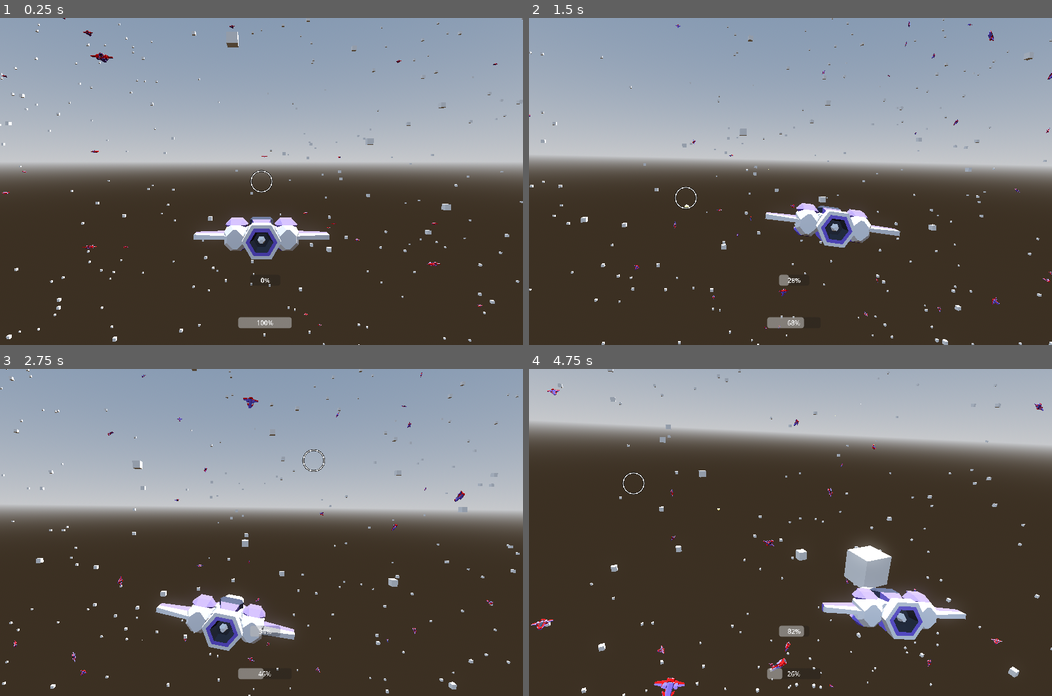
Above: before the commit, frames 1-4 (two rows, left to right).
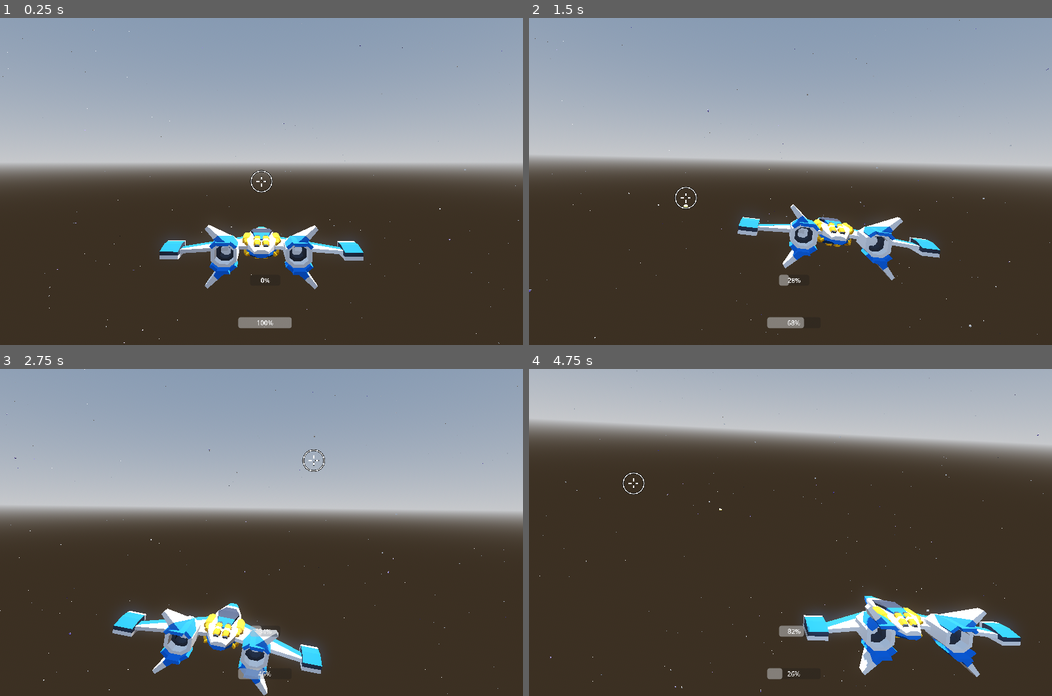
Above: after the commit, the same moments.

Repository: cgorto/space-ships
Game: Godot game, scene res://scenes/test_scene.tscn
Same seed, same stepped clock (60 frames per second), same inputs: the game is played once before the commit and once after it.
Inputs (mouse positions are in pixels of both pictures, inside the frame that each line leads up to):
- Up to frame 1 (0.25 s): no input
- Up to frame 2 (1.5 s): move the mouse to (905, 165) at 0.52 s; hold D (move_right) 0.53-1.28 s; hold Shift (dash) 0.53-1.28 s; click (905, 165) at 0.8 s; move the mouse to (685, 197) at 1.27 s; hold S (move_backward) from 1.28 s (still down); click (685, 197) at 1.35 s
- Up to frame 3 (2.75 s): tap R (target) at 1.55, 2.1 s; move the mouse to (313, 460) at 2.02 s; release S (move_backward) at 2.03 s; hold D (move_right) from 2.03 s (still down); hold Shift (dash) from 2.03 s (still down)
- Up to frame 4 (4.75 s): move the mouse to (764, 597) at 2.77 s; release D (move_right) at 2.78 s; release Shift (dash) at 2.78 s; hold W (move_forward) 2.78-3.53 s; tap Shift (dash) at 2.85, 4.55 s; click (764, 597) at 3.05 s; move the mouse to (947, 581) at 3.52 s; hold Space (drift) 3.53-4.28 s; hold A (move_left) from 3.53 s (still down); tap R (target) at 3.8 s; move the mouse to (633, 483) at 4.27 s; click (633, 483) at 4.35 s

The runs differ from the first frame. In frame 1, 4.5% of the frame differs, in the area x 0-100%, y 0-100%; in frame 2, 4.2%; in frame 3, 5.9%; in frame 4, 7.3%.

Commit message:
uhhh various changes

Diff:
--- /dev/null
+++ b/default_bus_layout.tres
@@ -0,0 +1,15 @@
+[gd_resource type="AudioBusLayout" format=3 uid="uid://bpfyk74rygtyr"]
+
+[resource]
+bus/1/name = &"sfx"
+bus/1/solo = false
+bus/1/mute = false
+bus/1/bypass_fx = false
+bus/1/volume_db = 0.0
+bus/1/send = &"Master"
+bus/2/name = &"music"
+bus/2/solo = false
+bus/2/mute = false
+bus/2/bypass_fx = false
+bus/2/volume_db = 0.0
+bus/2/send = &"Master"
--- a/scenes/component/health_component.gd
+++ b/scenes/component/health_component.gd
@@ -1,7 +1,7 @@
 extends Node
 class_name HealthComponent
 
-signal died(thing_died: Node2D)
+signal died(thing_died: Node)
 signal health_changed
 signal health_decreased
 
--- /dev/null
+++ b/scenes/component/on_death_component.gd
@@ -0,0 +1,15 @@
+extends Node3D
+
+@export var health_component: HealthComponent
+@export var on_death_scene: PackedScene
+
+func _ready() -> void:
+	health_component.died.connect(on_death)
+
+func on_death(thing: Node) -> void:
+	if on_death_scene == null:
+		return
+	var to_add: Node3D = on_death_scene.instantiate()
+	var main:= get_tree().current_scene
+	to_add.position = global_position
+	main.add_child(to_add)
--- /dev/null
+++ b/scenes/component/on_death_component.tscn
@@ -0,0 +1,6 @@
+[gd_scene load_steps=2 format=3 uid="uid://42ed8d4svbt3"]
+
+[ext_resource type="Script" path="res://scenes/component/on_death_component.gd" id="1_trvkv"]
+
+[node name="OnDeathComponent" type="Node3D"]
+script = ExtResource("1_trvkv")
--- a/scenes/component/pilot/npc_pilot.gd
+++ b/scenes/component/pilot/npc_pilot.gd
@@ -2,10 +2,10 @@
 
 var think_counter: float = 0
 var think_delay: float
-@export var fire_chance: float = 0.3
+@export var fire_chance: float = 0.4
 
 @onready var preferred_avoid: Vector3 = Util.uniform_random_vector() * 200
-@onready var seed: int = randi_range(0,1000)
+@onready var rand_seed: int = randi_range(0,1000)
 
 var target: Pilot
 var potential_targets: Array[Node3D] = []
@@ -13,7 +13,8 @@
 var noise: FastNoiseLite = FastNoiseLite.new()
 
 func _ready() -> void:
-	noise.seed = seed
+	noise.seed = rand_seed
+	noise.noise_type = FastNoiseLite.TYPE_PERLIN
 
 func _process(delta: float) -> void:
 	think_counter +=delta
@@ -23,7 +24,7 @@
 		weapon.shoot()
 
 func is_fire_allowed() -> bool:
-	var noise_value: float = (noise.get_noise_1d(seed + Time.get_ticks_msec()) + 1) / 2
+	var noise_value: float = (noise.get_noise_1d(rand_seed + Time.get_ticks_msec()) + 1) / 2
 	return noise_value < fire_chance
 
 func dogfight(delta: float) -> void:
@@ -34,13 +35,14 @@
 	if distance < 100:
 		turn_towards_point(target.global_position + preferred_avoid, delta)
 		throttle = 0.4
+		is_firing = false
 	else:
 		var target_point:Vector3 = Util.calculate_lead(own_ship,target.own_ship,-weapon.bullet_spawner.proj_speed)
-		var turn_strength: float = (noise.get_noise_1d(seed + Time.get_ticks_msec()) + 1) / 2
+		var turn_strength: float = (noise.get_noise_1d(rand_seed + Time.get_ticks_msec()) + 1) / 2
 		turn_towards_point(target_point, delta, turn_strength)
 		var angle_to_target: float = -global_basis.z.angle_to(target_point)
 
-		is_firing = angle_to_target < 0.1 && is_fire_allowed() && distance < 300
+		is_firing = angle_to_target < 0.1 && is_fire_allowed() && distance < 400
 		if (-global_basis.z).angle_to(-target.global_basis.z) < 90:
 			throttle = clamp(remap(distance,50,1500,6,.8),.33,.9)
 			#throttle = 0.8
--- a/scenes/component/pilot/pilot.gd
+++ b/scenes/component/pilot/pilot.gd
@@ -41,3 +41,7 @@
 	var local_to: Vector3 = to_local(to).normalized()
 	pitch = clampf(pitch_pid.update(0, -local_to.y, delta), -1, 1) * turn_strength
 	yaw = clampf(yaw_pid.update(0, local_to.x, delta), -1,1) * turn_strength
+
+
+func set_faction(new_faction: FACTION) -> void:
+	faction = new_faction
--- a/scenes/component/pilot/player_pilot.gd
+++ b/scenes/component/pilot/player_pilot.gd
@@ -5,15 +5,15 @@
 @onready var target_cast: RayCast3D = $RayCast3D
 @onready var target_indicator: Sprite3D = $TargetIndicator
 @onready var lead_crosshair: Sprite3D = $TargetIndicator/LeadCrosshair
-@onready var enemy_hp: ProgressBar = $SubViewport/EnemyHPBar
+
 var target: Node3D = null
 var dash_meter: float = 1
 var dash_rate: float = 0.5
-var dash_speed: float = 1.5
+var dash_speed: float = 2
 enum STATE {BASE,DASHING,DRIFT}
 var current_state: STATE = STATE.BASE
 
-func _physics_process(delta: float) -> void:
+func _process(delta: float) -> void:
 	strafe = Input.get_axis("move_left","move_right")
 
 	auto_pilot(delta)
@@ -34,7 +34,7 @@
 	turn_towards_point(world_pos, delta)
 	bank_ship_relative_to_up(mouse_pos,camera.global_basis.y, delta)
 	if Input.is_action_pressed("shoot"):
-		weapon.shoot_towards(world_pos)
+		shoot(mouse_pos)
 	if Input.is_action_just_pressed("target"):
 		find_target(world_pos)
 
@@ -58,7 +58,6 @@
 	if target != null:
 		#target_indicator.visible = not get_viewport().get_camera_3d().is_position_behind(global_transform.origin)
 		target_indicator.global_position = target.global_position
-		enemy_hp.value = target.hp.get_health_percent()
 		target_indicator.visible = true
 		lead_crosshair.global_position = Util.calculate_lead(own_ship,target,-weapon.bullet_spawner.proj_speed)
 	else:
@@ -86,3 +85,11 @@
 	current_state = STATE.DRIFT
 	own_ship.ship_physics.angular_force = own_ship.ship_physics.angular_force.lerp(Vector3(deg_to_rad(100),deg_to_rad(100),deg_to_rad(100)) * dash_speed,dash_rate * delta)
 	dash_meter = move_toward(dash_meter,0,dash_rate * delta)
+
+func shoot(mouse_pos: Vector2) -> void:
+	var camera: Camera3D = get_viewport().get_camera_3d()
+	var aim_distance: int = 1000
+	if target != null:
+		aim_distance = camera.global_position.distance_to(target.global_position)
+	var world_pos: Vector3 = camera.project_position(mouse_pos, aim_distance)
+	weapon.shoot_towards(world_pos)
--- a/scenes/component/pilot/player_pilot.tscn
+++ b/scenes/component/pilot/player_pilot.tscn
@@ -7,9 +7,6 @@
 [sub_resource type="AtlasTexture" id="AtlasTexture_vtn8y"]
 atlas = ExtResource("2_s66tq")
 region = Rect2(674, 102, 48, 48)
-
-[sub_resource type="ViewportTexture" id="ViewportTexture_3jldp"]
-viewport_path = NodePath("SubViewport")
 
 [node name="PlayerPilot" type="Node3D" groups=["target"]]
 script = ExtResource("1_eqnf8")
@@ -64,16 +61,6 @@
 billboard = 1
 texture = ExtResource("3_66vtr")
 
-[node name="Sprite3D" type="Sprite3D" parent="TargetIndicator"]
-billboard = 1
-fixed_size = true
-texture = SubResource("ViewportTexture_3jldp")
+[node name="SubViewport" type="SubViewport" parent="."]
 
-[node name="SubViewport" type="SubViewport" parent="."]
-transparent_bg = true
-
-[node name="EnemyHPBar" type="ProgressBar" parent="SubViewport"]
-offset_right = 256.0
-offset_bottom = 128.0
-max_value = 1.0
-value = 1.0
+[node name="Camera3D" type="Camera3D" parent="SubViewport"]
--- /dev/null
+++ b/scenes/component/random_stream_player_component.gd
@@ -0,0 +1,18 @@
+class_name RandomStreamPlayerComponent extends AudioStreamPlayer3D
+
+@export var streams: Array[AudioStream]
+@export var randomize_pitch: bool = true
+@export var min_pitch: float = 0.9
+@export var max_pitch: float = 1.1
+
+func play_random() -> void:
+	if streams == null || streams.size() == 0:
+		return
+
+	if randomize_pitch:
+		pitch_scale = randf_range(min_pitch, max_pitch)
+	else:
+		pitch_scale = 1
+
+	stream = streams.pick_random()
+	play()
--- /dev/null
+++ b/scenes/component/random_stream_player_component.tscn
@@ -0,0 +1,8 @@
+[gd_scene load_steps=2 format=3 uid="uid://cpto3ymq6nwb4"]
+
+[ext_resource type="Script" path="res://scenes/component/random_stream_player_component.gd" id="1_7dc5x"]
+
+[node name="RandomStreamPlayerComponent" type="AudioStreamPlayer3D"]
+bus = &"sfx"
+doppler_tracking = 2
+script = ExtResource("1_7dc5x")
--- a/scenes/game_object/node_3d.gd
+++ /dev/null
@@ -1,45 +0,0 @@
-class_name NpcShipInput extends Node3D
-
-@export var bank_limit: float = deg_to_rad(50)
-
-
-@export var target:Node3D
-
-@export_range(-1,1) var pitch: float
-@export_range(-1,1) var yaw: float
-@export_range(-1,1) var roll: float
-@export_range(-1,1) var strafe: float
-@export_range(0,1) var throttle: float
-
-
-var pitch_pid: PID = PID.new(1.5, 1, 0.5)
-var yaw_pid: PID = PID.new(1.5, 1, 0.5)
-var roll_pid: PID = PID.new(0.3, 1.0, 1.0)
-
-@export var throttle_speed: float = 0.5
-
-
-
-func _process(delta: float) -> void:
-
-	auto_pilot(target.global_position,delta)
-
-
-
-func auto_pilot(to: Vector3, delta:float) -> void:
-
-	turn_towards_point(to, delta)
-
-
-
-func turn_towards_point(to: Vector3, delta: float) -> void:
-	# ============= v SHOULD HAVE PARITY v =======================
-	var local_to: Vector3 = to_local(to).normalized()
-	#var local_to: Vector3 = global_transform.inverse() * (to - global_position)
-
-
-
-	pitch = clampf(pitch_pid.update(0, -local_to.y, delta), -1, 1)
-	yaw = clampf(yaw_pid.update(0, local_to.x, delta), -1,1)
-	roll = clampf(roll_pid.update(0, local_to.z, delta),-1,1)
-	# ============= ^ SHOULD HAVE PARITY ^ =======================
--- a/scenes/game_object/npc_ship.gd
+++ b/scenes/game_object/npc_ship.gd
@@ -3,8 +3,12 @@
 @onready var ship_physics: ShipPhysics = $ShipPhysics
 @onready var pilot: Pilot = $Pilot
 @onready var hp: HealthComponent = $HealthComponent
+@onready var hit_sound: RandomStreamPlayerComponent = $RandomStreamPlayerComponent
 
 var velocity: Vector3
+
+func _ready() -> void:
+	hp.health_decreased.connect(on_damaged)
 
 func _process(_delta: float) -> void:
 	ship_physics.set_physics_input(
@@ -19,3 +23,6 @@
 			pilot.roll
 		)
 	)
+
+func on_damaged() -> void:
+	hit_sound.play_random()
--- a/scenes/game_object/npc_ship.tscn
+++ b/scenes/game_object/npc_ship.tscn
@@ -8,13 +8,13 @@
 [ext_resource type="PackedScene" uid="uid://duhryesqv6mm8" path="res://scenes/game_object/weapons/gun.tscn" id="5_alaf8"]
 [ext_resource type="PackedScene" uid="uid://skf788cyrcng" path="res://scenes/component/pilot/npc_pilot.tscn" id="6_abf6t"]
 [ext_resource type="PackedScene" uid="uid://3bf61opumyhg" path="res://scenes/component/target_area.tscn" id="8_g7kfv"]
+[ext_resource type="PackedScene" uid="uid://cpto3ymq6nwb4" path="res://scenes/component/random_stream_player_component.tscn" id="9_g7q7u"]
+[ext_resource type="AudioStream" uid="uid://ckkg510k6na7l" path="res://assets/sounds/zapsplat_foley_paper_sheet_a4_flat_hit_impact_003_99124.mp3" id="10_wgpdu"]
+[ext_resource type="PackedScene" uid="uid://42ed8d4svbt3" path="res://scenes/component/on_death_component.tscn" id="11_0d6px"]
+[ext_resource type="PackedScene" uid="uid://jdtu4m2snino" path="res://scenes/game_object/vfx/death_explosion.tscn" id="12_sxuen"]
 
 [sub_resource type="BoxShape3D" id="BoxShape3D_47h1e"]
 size = Vector3(14.8996, 10, 10)
-
-[sub_resource type="StandardMaterial3D" id="StandardMaterial3D_k0pcp"]
-albedo_color = Color(1, 0, 0, 1)
-emission_energy_multiplier = 5.0
 
 [sub_resource type="BoxShape3D" id="BoxShape3D_6dk2n"]
 
@@ -49,8 +49,8 @@
 
 [node name="MeshInstance3D" type="MeshInstance3D" parent="Visuals"]
 transform = Transform3D(-3.745, 0, -5.65479e-07, 0, 3.745, 0, 5.65479e-07, 0, -3.745, 0, -3.5, 0)
+layers = 2
 mesh = ExtResource("3_0kruw")
-surface_material_override/1 = SubResource("StandardMaterial3D_k0pcp")
 
 [node name="CollisionShape3D" type="CollisionShape3D" parent="."]
 shape = SubResource("BoxShape3D_6dk2n")
@@ -69,4 +69,15 @@
 [node name="CollisionShape3D" type="CollisionShape3D" parent="TargetArea"]
 shape = SubResource("SphereShape3D_k8xgg")
 
+[node name="RandomStreamPlayerComponent" parent="." instance=ExtResource("9_g7q7u")]
+volume_db = 2.0
+unit_size = 50.02
+max_distance = 1500.0
+max_polyphony = 2
+streams = Array[AudioStream]([ExtResource("10_wgpdu")])
+
+[node name="OnDeathComponent" parent="." node_paths=PackedStringArray("health_component") instance=ExtResource("11_0d6px")]
+health_component = NodePath("../HealthComponent")
+on_death_scene = ExtResource("12_sxuen")
+
 [editable path="Visuals/Gun"]
--- a/scenes/game_object/ship/ship.tscn
+++ b/scenes/game_object/ship/ship.tscn
@@ -1,10 +1,10 @@
 [gd_scene load_steps=8 format=3 uid="uid://c8ps4kffu7ucb"]
 
-[ext_resource type="ArrayMesh" uid="uid://fsyy7f8h42iq" path="res://assets/player_ship.obj" id="1_h3ck2"]
 [ext_resource type="Script" path="res://scenes/game_object/ship/ship.gd" id="1_i8rlt"]
 [ext_resource type="PackedScene" uid="uid://duhryesqv6mm8" path="res://scenes/game_object/weapons/gun.tscn" id="2_fr7ol"]
 [ext_resource type="Script" path="res://scenes/game_object/ship/ship_physics.gd" id="3_fcr5x"]
 [ext_resource type="Texture2D" uid="uid://26yo4d5if34g" path="res://assets/Crosshair.png" id="3_mosj5"]
+[ext_resource type="ArrayMesh" uid="uid://7125osetkoju" path="res://assets/ship2.obj" id="3_x58ui"]
 [ext_resource type="PackedScene" uid="uid://rjscsifxkuxr" path="res://scenes/component/pilot/player_pilot.tscn" id="7_0qwhp"]
 
 [sub_resource type="CapsuleShape3D" id="CapsuleShape3D_1ua5q"]
@@ -25,7 +25,8 @@
 
 [node name="MeshInstance3D" type="MeshInstance3D" parent="Visual"]
 transform = Transform3D(-2.97, 0, -4.48458e-07, 0, 2.97, 0, 4.48458e-07, 0, -2.97, 0, -1.445, 0)
-mesh = ExtResource("1_h3ck2")
+layers = 2
+mesh = ExtResource("3_x58ui")
 
 [node name="Sprite3D" type="Sprite3D" parent="Visual"]
 transform = Transform3D(0.165, 0, 0, 0, 0.165, 0, 0, 0, 0.165, 0, 0, -1000)
--- a/scenes/game_object/ship_camera/camera_rig.tscn
+++ b/scenes/game_object/ship_camera/camera_rig.tscn
@@ -1,8 +1,9 @@
-[gd_scene load_steps=4 format=3 uid="uid://diw52h5jif8v2"]
+[gd_scene load_steps=5 format=3 uid="uid://diw52h5jif8v2"]
 
 [ext_resource type="Script" path="res://scenes/game_object/ship_camera/camera_rig.gd" id="1_shvuj"]
 [ext_resource type="Texture2D" uid="uid://b66y3vyxcj7jd" path="res://assets/MouseCrosshair.png" id="2_lea66"]
 [ext_resource type="Script" path="res://scenes/game_object/ship_camera/crosshair.gd" id="3_dvs8i"]
+[ext_resource type="Texture2D" uid="uid://26yo4d5if34g" path="res://assets/Crosshair.png" id="4_blrb5"]
 
 [node name="CameraRig" type="Node3D"]
 script = ExtResource("1_shvuj")
@@ -23,3 +24,6 @@
 [node name="Sprite2D" type="Sprite2D" parent="Crosshair"]
 texture = ExtResource("2_lea66")
 script = ExtResource("3_dvs8i")
+
+[node name="Sprite2D" type="Sprite2D" parent="Crosshair/Sprite2D"]
+texture = ExtResource("4_blrb5")
--- /dev/null
+++ b/scenes/game_object/vfx/death_explosion.gd
@@ -0,0 +1,14 @@
+extends Node3D
+@onready var debris: GPUParticles3D = $Debris
+@onready var smoke: GPUParticles3D = $Smoke
+@onready var fire: GPUParticles3D = $Fire
+@onready var random_stream_player_component: RandomStreamPlayerComponent = $RandomStreamPlayerComponent
+
+func _ready() -> void:
+	debris.emitting = true
+	smoke.emitting = true
+	fire.emitting = true
+	random_stream_player_component.play_random()
+
+func _on_smoke_finished() -> void:
+	queue_free()
--- /dev/null
+++ b/scenes/game_object/vfx/death_explosion.tscn
@@ -0,0 +1,145 @@
+[gd_scene load_steps=23 format=3 uid="uid://jdtu4m2snino"]
+
+[ext_resource type="Script" path="res://scenes/game_object/vfx/death_explosion.gd" id="1_mya8q"]
+[ext_resource type="PackedScene" uid="uid://cpto3ymq6nwb4" path="res://scenes/component/random_stream_player_component.tscn" id="2_q2oi1"]
+[ext_resource type="AudioStream" uid="uid://cov5rhcywkxnp" path="res://assets/sounds/tspt_deep_laser_blast_01_026.mp3" id="3_w8hru"]
+
+[sub_resource type="Curve" id="Curve_x6ym4"]
+_data = [Vector2(0, 1), 0.0, 0.0, 0, 0, Vector2(0.725904, 0.99228), 0.0, 0.0, 0, 0, Vector2(0.990964, 0), 0.0, 0.0, 0, 0]
+point_count = 3
+
+[sub_resource type="CurveTexture" id="CurveTexture_exy2u"]
+curve = SubResource("Curve_x6ym4")
+
+[sub_resource type="ParticleProcessMaterial" id="ParticleProcessMaterial_qk4se"]
+particle_flag_align_y = true
+spread = 180.0
+initial_velocity_min = 40.0
+initial_velocity_max = 50.0
+scale_min = 0.5
+scale_max = 1.5
+scale_curve = SubResource("CurveTexture_exy2u")
+
+[sub_resource type="StandardMaterial3D" id="StandardMaterial3D_mihqt"]
+albedo_color = Color(0.834371, 0.543238, 0.240042, 1)
+emission_enabled = true
+emission = Color(0.768561, 0.407977, 0.252457, 1)
+emission_energy_multiplier = 2.0
+
+[sub_resource type="CylinderMesh" id="CylinderMesh_e1lsa"]
+material = SubResource("StandardMaterial3D_mihqt")
+top_radius = 0.25
+bottom_radius = 0.0
+height = 5.0
+
+[sub_resource type="Curve" id="Curve_q33f2"]
+_data = [Vector2(0, 0.0581949), 0.0, 0.0, 0, 0, Vector2(0.626506, 1), 0.0, 0.0, 0, 0, Vector2(0.993976, 0.0890738), 0.0, 0.0, 0, 0]
+point_count = 3
+
+[sub_resource type="CurveTexture" id="CurveTexture_050th"]
+curve = SubResource("Curve_q33f2")
+
+[sub_resource type="Curve" id="Curve_h3bjs"]
+_data = [Vector2(0, 0.081354), 0.0, 0.0, 0, 0, Vector2(0.26506, 1), 0.0, 0.0, 0, 0, Vector2(1, 0), 0.0, 0.0, 0, 0]
+point_count = 3
+
+[sub_resource type="CurveTexture" id="CurveTexture_r8ik6"]
+curve = SubResource("Curve_h3bjs")
+
+[sub_resource type="ParticleProcessMaterial" id="ParticleProcessMaterial_gkaim"]
+emission_shape = 1
+emission_sphere_radius = 1.0
+direction = Vector3(0, 0, 0)
+initial_velocity_min = 10.0
+initial_velocity_max = 20.0
+gravity = Vector3(0, 0, 0)
+scale_min = 0.5
+scale_max = 1.5
+scale_curve = SubResource("CurveTexture_r8ik6")
+color = Color(0.364099, 0.357332, 0.357333, 1)
+alpha_curve = SubResource("CurveTexture_050th")
+
+[sub_resource type="StandardMaterial3D" id="StandardMaterial3D_a7xdt"]
+transparency = 1
+vertex_color_use_as_albedo = true
+
+[sub_resource type="SphereMesh" id="SphereMesh_6l654"]
+material = SubResource("StandardMaterial3D_a7xdt")
+radius = 2.5
+height = 5.0
+radial_segments = 8
+rings = 4
+
+[sub_resource type="Gradient" id="Gradient_1rwrm"]
+offsets = PackedFloat32Array(0, 0.592105, 1)
+colors = PackedColorArray(1, 1, 0, 1, 1, 0.476974, 0, 1, 1, 0, 0, 1)
+
+[sub_resource type="GradientTexture1D" id="GradientTexture1D_3de4i"]
+gradient = SubResource("Gradient_1rwrm")
+
+[sub_resource type="Curve" id="Curve_1hixf"]
+max_value = 2.0
+_data = [Vector2(0, 2), 0.0, 0.0, 0, 0, Vector2(1, 0.965558), 0.0, 0.0, 0, 0]
+point_count = 2
+
+[sub_resource type="CurveTexture" id="CurveTexture_mdokw"]
+curve = SubResource("Curve_1hixf")
+
+[sub_resource type="Curve" id="Curve_tcnli"]
+_data = [Vector2(0, 0.081354), 0.0, 0.0, 0, 0, Vector2(0.26506, 1), 0.0, 0.0, 0, 0, Vector2(1, 0), 0.0, 0.0, 0, 0]
+point_count = 3
+
+[sub_resource type="CurveTexture" id="CurveTexture_l6qon"]
+curve = SubResource("Curve_tcnli")
+
+[sub_resource type="ParticleProcessMaterial" id="ParticleProcessMaterial_tt5vt"]
+emission_shape = 1
+emission_sphere_radius = 1.0
+direction = Vector3(0, 0, 0)
+spread = 90.0
+initial_velocity_min = 20.0
+initial_velocity_max = 40.0
+gravity = Vector3(0, 0, 0)
+scale_min = 0.5
+scale_max = 1.5
+scale_curve = SubResource("CurveTexture_l6qon")
+color = Color(0.960784, 0.741176, 0, 1)
+color_ramp = SubResource("GradientTexture1D_3de4i")
+emission_curve = SubResource("CurveTexture_mdokw")
+
+[node name="DeathExplosion" type="Node3D"]
+script = ExtResource("1_mya8q")
+
+[node name="Debris" type="GPUParticles3D" parent="."]
+emitting = false
+amount = 60
+lifetime = 0.5
+one_shot = true
+explosiveness = 1.0
+fixed_fps = 60
+process_material = SubResource("ParticleProcessMaterial_qk4se")
+draw_pass_1 = SubResource("CylinderMesh_e1lsa")
+
+[node name="Smoke" type="GPUParticles3D" parent="."]
+emitting = false
+amount = 50
+lifetime = 2.0
+one_shot = true
+explosiveness = 1.0
+fixed_fps = 60
+process_material = SubResource("ParticleProcessMaterial_gkaim")
+draw_pass_1 = SubResource("SphereMesh_6l654")
+
+[node name="Fire" type="GPUParticles3D" parent="."]
+emitting = false
+amount = 50
+one_shot = true
+explosiveness = 1.0
+fixed_fps = 60
+process_material = SubResource("ParticleProcessMaterial_tt5vt")
+draw_pass_1 = SubResource("SphereMesh_6l654")
+
+[node name="RandomStreamPlayerComponent" parent="." instance=ExtResource("2_q2oi1")]
+volume_db = 3.0
+unit_size = 50.0
+streams = Array[AudioStream]([ExtResource("3_w8hru")])
--- a/scenes/game_object/weapons/gun.gd
+++ b/scenes/game_object/weapons/gun.gd
@@ -2,6 +2,7 @@
 
 @onready var bullet_spawner: BulletSpawner = $BulletSpawner
 @onready var attack_cooldown: Timer = $AttackCooldown
+@onready var random_sound_player: RandomStreamPlayerComponent = $RandomStreamPlayerComponent
 
 func _ready() -> void:
 	attack_cooldown.wait_time = bullet_spawner.fire_rate
@@ -10,6 +11,8 @@
 	if attack_cooldown.is_stopped():
 		bullet_spawner.spawn_projectile()
 		attack_cooldown.start()
+		random_sound_player.play_random()
+
 
 func shoot_towards(world_pos: Vector3) -> void:
 	if attack_cooldown.is_stopped():
@@ -18,3 +21,4 @@
 		var towards: Transform3D = Transform3D(Basis(to_qt),global_position)
 		bullet_spawner.spawn_projectile(towards)
 		attack_cooldown.start()
+		random_sound_player.play_random()
--- a/scenes/game_object/weapons/gun.tscn
+++ b/scenes/game_object/weapons/gun.tscn
@@ -1,8 +1,10 @@
-[gd_scene load_steps=4 format=3 uid="uid://duhryesqv6mm8"]
+[gd_scene load_steps=6 format=3 uid="uid://duhryesqv6mm8"]
 
 [ext_resource type="Script" path="res://scenes/game_object/weapons/gun.gd" id="1_kthce"]
 [ext_resource type="PackedScene" uid="uid://gep8kx3gilo" path="res://scenes/component/bullet_spawner.tscn" id="2_whqxq"]
 [ext_resource type="PackedScene" uid="uid://biqgfh3vefxmj" path="res://scenes/game_object/projectile/projectile.tscn" id="3_w4j8y"]
+[ext_resource type="PackedScene" uid="uid://cpto3ymq6nwb4" path="res://scenes/component/random_stream_player_component.tscn" id="4_yvxb7"]
+[ext_resource type="AudioStream" uid="uid://4ejbwm66smx0" path="res://assets/sounds/gun1.mp3" id="5_1qx13"]
 
 [node name="Gun" type="Node3D"]
 script = ExtResource("1_kthce")
@@ -13,3 +15,9 @@
 
 [node name="AttackCooldown" type="Timer" parent="."]
 one_shot = true
+
+[node name="RandomStreamPlayerComponent" parent="." instance=ExtResource("4_yvxb7")]
+doppler_tracking = 0
+streams = Array[AudioStream]([ExtResource("5_1qx13")])
+min_pitch = 0.8
+max_pitch = 1.2
--- a/scenes/test_scene.gd
+++ b/scenes/test_scene.gd
@@ -5,12 +5,13 @@
 
 
 func _ready() -> void:
-	var box_scale: int = 2000
+	var box_scale: int = 10000
+	Input.mouse_mode = Input.MOUSE_MODE_CONFINED_HIDDEN
 	for i in 2000:
 		var new_box: Node3D = box.instantiate()
 		new_box.position = Vector3(box_scale *randf() -box_scale*0.5, box_scale *randf() -box_scale*0.5, box_scale *randf() -box_scale*0.5)
 		add_child(new_box)
-	for i in 300:
+	for i in 500:
 		var new_npc: NPCShip = enemy.instantiate()
 		new_npc.position = Vector3(box_scale *randf() -box_scale*0.5, box_scale *randf() -box_scale*0.5, box_scale *randf() -box_scale*0.5)
 		add_child(new_npc)
--- a/scenes/test_scene.tscn
+++ b/scenes/test_scene.tscn
@@ -5,16 +5,14 @@
 [ext_resource type="PackedScene" uid="uid://diw52h5jif8v2" path="res://scenes/game_object/ship_camera/camera_rig.tscn" id="2_mr3ih"]
 [ext_resource type="PackedScene" uid="uid://yl7uwjkjbml" path="res://scenes/csg_mesh_3d.tscn" id="4_u7a81"]
 
-[sub_resource type="ProceduralSkyMaterial" id="ProceduralSkyMaterial_evedt"]
-sky_horizon_color = Color(0.64625, 0.65575, 0.67075, 1)
-ground_horizon_color = Color(0.64625, 0.65575, 0.67075, 1)
+[sub_resource type="ProceduralSkyMaterial" id="ProceduralSkyMaterial_74fem"]
 
-[sub_resource type="Sky" id="Sky_ksuv2"]
-sky_material = SubResource("ProceduralSkyMaterial_evedt")
+[sub_resource type="Sky" id="Sky_a213p"]
+sky_material = SubResource("ProceduralSkyMaterial_74fem")
 
 [sub_resource type="Environment" id="Environment_f7duf"]
 background_mode = 2
-sky = SubResource("Sky_ksuv2")
+sky = SubResource("Sky_a213p")
 tonemap_mode = 2
 glow_enabled = true
 
Not shown, added: assets/ship2.mtl
Not shown, added: assets/ship2.obj
Not shown, added: assets/ship2.obj.import
Not shown, added: assets/sounds/gun1.mp3.import
Not shown, added: assets/sounds/tspt_deep_laser_blast_01_026.mp3.import
Not shown, added: assets/sounds/zapsplat_foley_paper_sheet_a4_flat_hit_impact_003_99124.mp3.import
Not shown, added: assets/sounds/zapsplat_science_fiction_weapon_cannon_shoot_blast_89849.mp3.import
Not shown: 1 places in scenes/component/pilot/player_pilot.tscn that only renumber resources
Not shown: 1 places in scenes/game_object/npc_ship.tscn that only renumber resources
Not shown, added: assets/sounds/gun1.mp3
Not shown, added: assets/sounds/tspt_deep_laser_blast_01_026.mp3
Not shown, added: assets/sounds/zapsplat_foley_paper_sheet_a4_flat_hit_impact_003_99124.mp3
(and 1 more such lines)
